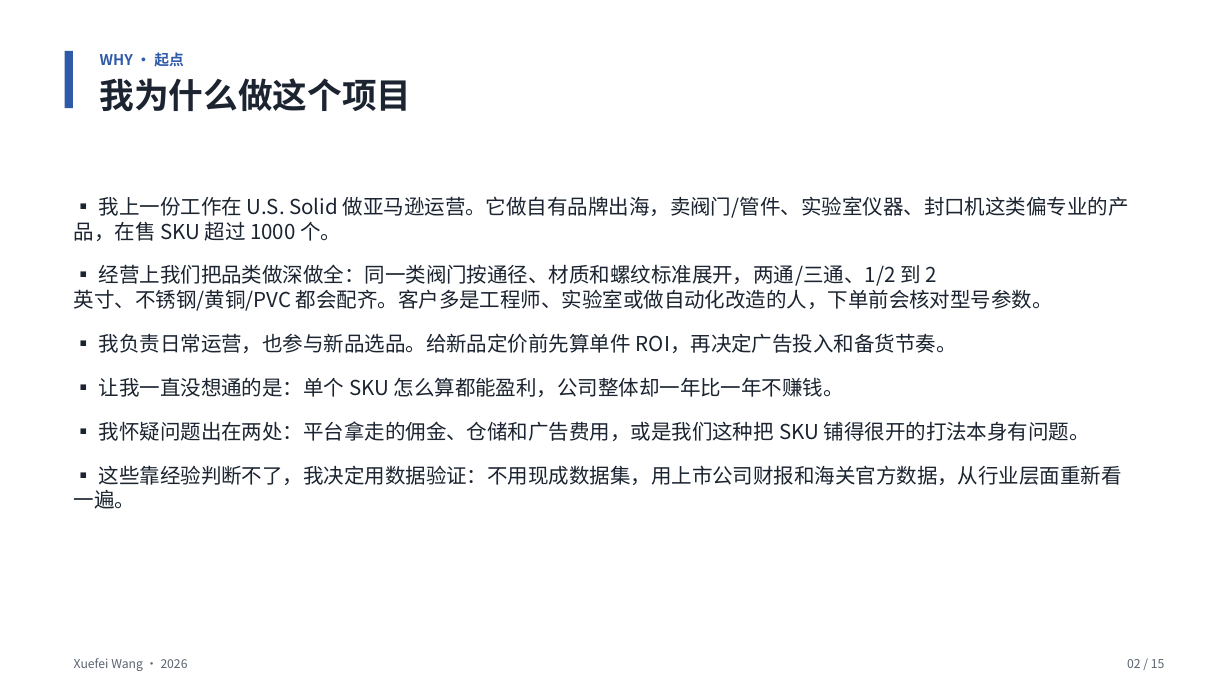
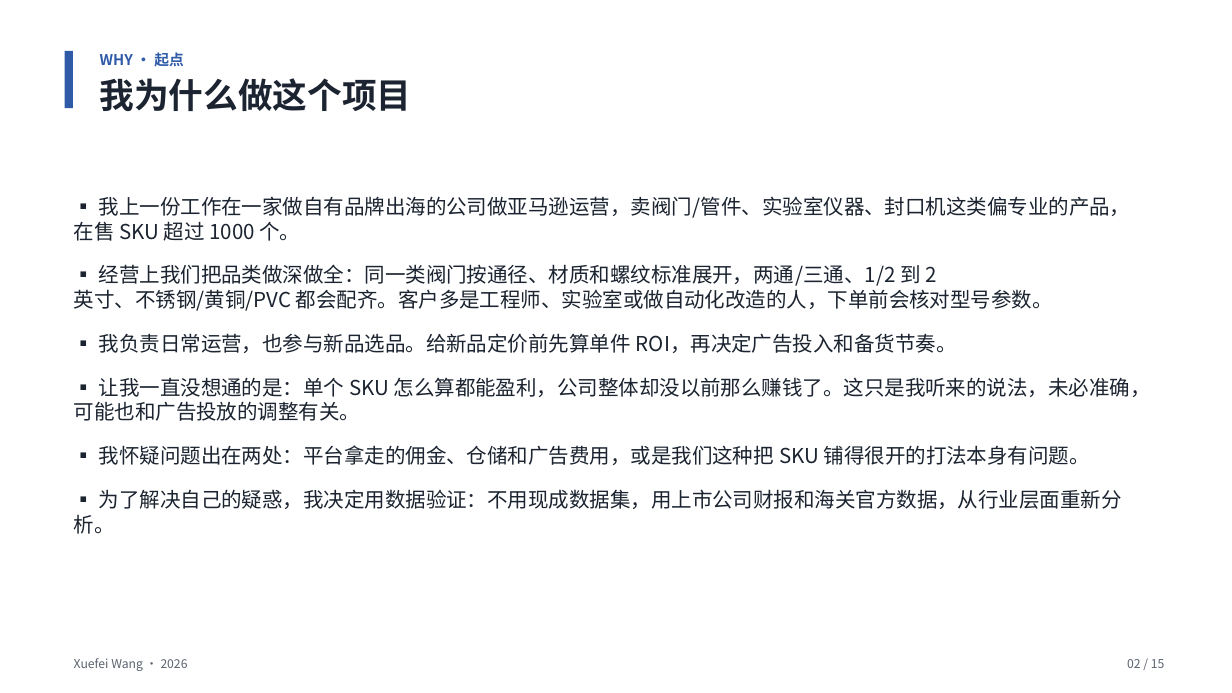
Before and after one commit to Ashely-sudo/cross-border-analysis, a slide deck: slide 2 of presentation/中国跨境电商出海赛道分析-项目故事-v2.pptx. Drawn at 1232x693 pixels with LibreOffice and Linux fonts; fonts in the diff are those of the drawing. Boxes give left, top, right and bottom in pixels: in the first picture for what was removed or moved away, otherwise in the second. Text is boxed around its words. In the diff, an @@ line names an element or a change of style, - is before the commit and + after.

Commit message:
docs: S2等面试文本去掉前东家品牌名；'公司整体不赚钱'改为委婉口径(听说+可能受广告投放调整影响)

```diff
--- a/presentation/中国跨境电商出海赛道分析-项目故事-v2.pptx
+++ b/presentation/中国跨境电商出海赛道分析-项目故事-v2.pptx
@@ text at (x1=74, y1=196, x2=1131, y2=241): text changed @@
-▪ 我上一份工作在 U.S. Solid 做亚马逊运营。它做自有品牌出海，卖阀门/管件、实验室仪器、封口机这类偏专业的产品，在售 SKU 超过 1000 个。
+▪ 我上一份工作在一家做自有品牌出海的公司做亚马逊运营，卖阀门/管件、实验室仪器、封口机这类偏专业的产品，在售 SKU 超过 1000 个。
@@ text at (x1=74, y1=377, x2=1151, y2=421): text changed @@
-▪ 让我一直没想通的是：单个 SKU 怎么算都能盈利，公司整体却一年比一年不赚钱。
+▪ 让我一直没想通的是：单个 SKU 怎么算都能盈利，公司整体却没以前那么赚钱了。这只是我听来的说法，未必准确，可能也和广告投放的调整有关。
@@ text at (x1=74, y1=489, x2=1122, y2=534): text changed @@
-▪ 这些靠经验判断不了，我决定用数据验证：不用现成数据集，用上市公司财报和海关官方数据，从行业层面重新看一遍。
+▪ 为了解决自己的疑惑，我决定用数据验证：不用现成数据集，用上市公司财报和海关官方数据，从行业层面重新分析。
```
Also in this commit, not shown: 1 other slide changed, 2 other files.
